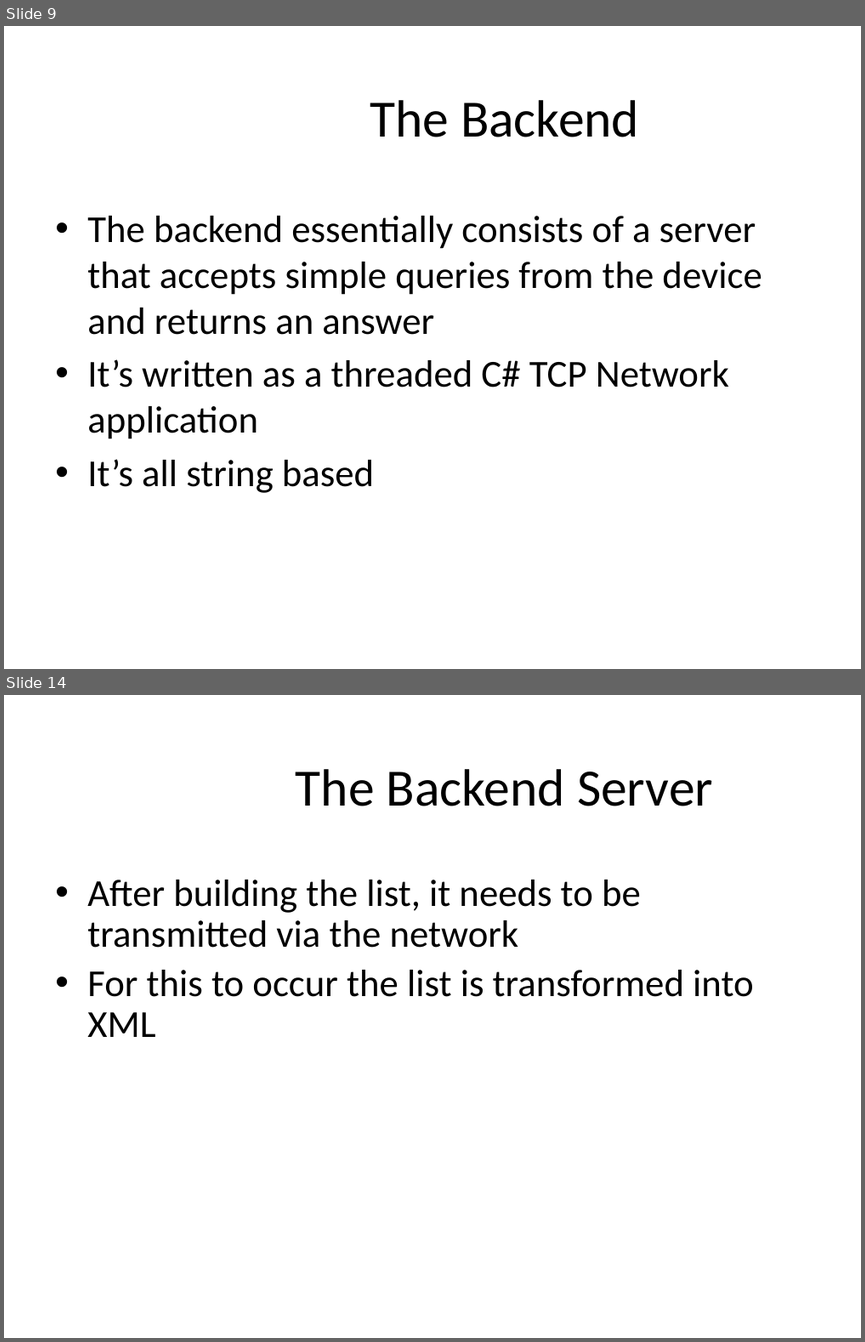
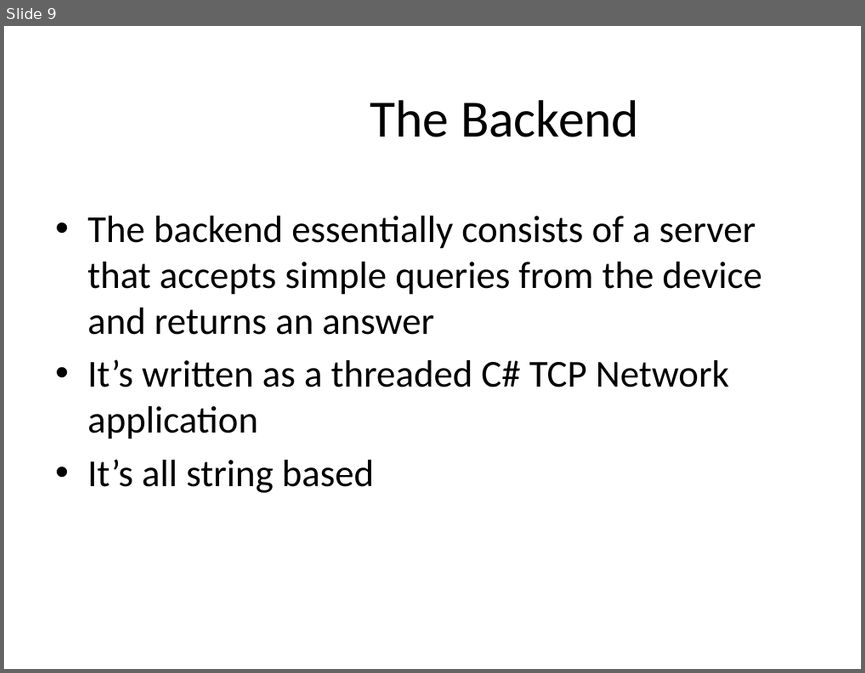
Before and after one commit to master20151121/mmoments, a slide deck: Mobile Musical Moments.pptx. Shown one above the other, each under a label of ours: slides 9 and 14 before the commit, slide 9 after it; the slides between them are not shown. The pictures are 865x1342 and 865x673 pixels, drawn with LibreOffice and Linux fonts; fonts in the diff are those of the drawing; background and template pictures are left out. Boxes give left, top, right and bottom in pixels: in the first picture for what was removed or moved away, otherwise in the second. Text is boxed around its words. In the diff, an @@ line names an element or a change of style, - is before the commit and + after.

```diff
--- a/Mobile Musical Moments.pptx
+++ b/Mobile Musical Moments.pptx
@@ slide 14 removed at [4, 695, 861, 1338], background #FFFFFF @@
@@ title removed at [296, 769, 713, 806] @@
-The Backend Server
@@ text removed at [87, 879, 754, 1037] @@
-• After building the list, it needs to be transmitted via the network
-• For this to occur the list is transformed into XML
```
Also in this commit, not shown: 2 slides changed, 2 slides added, 3 other slides removed, 1 other file.
